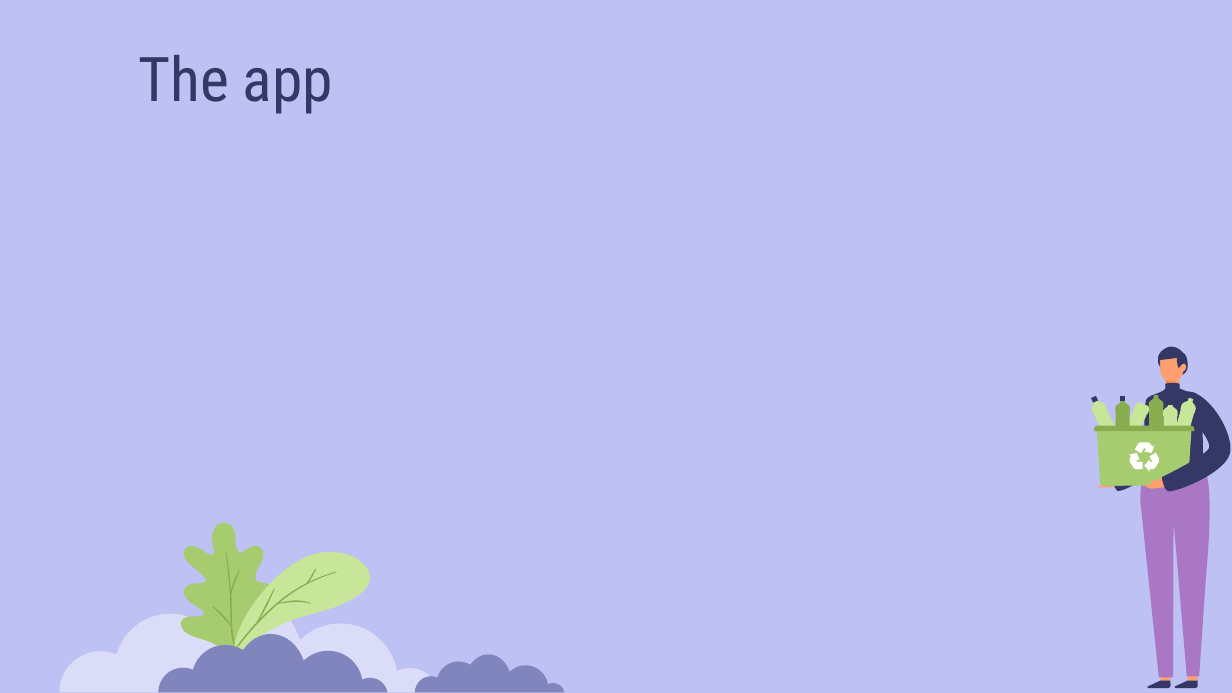
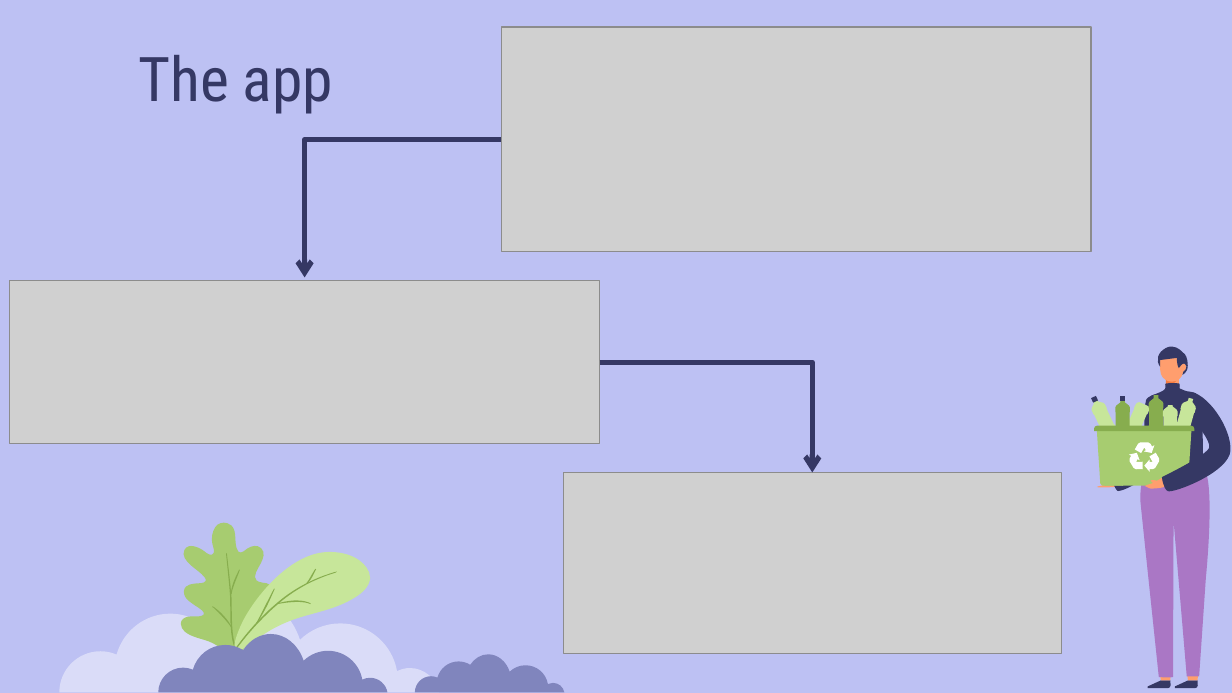
Before and after one commit to atpopov21/Timeless-Navigators, a slide deck: slide 4 of Documents/Timeless_Navigators.pptx. Drawn at 1232x693 pixels with LibreOffice and Linux fonts; fonts in the diff are those of the drawing; grey boxes stand for pictures. Boxes give left, top, right and bottom in pixels: in the first picture for what was removed or moved away, otherwise in the second. Text is boxed around its words. In the diff, an @@ line names an element or a change of style, - is before the commit and + after.

Commit message:
Add appllication images to presentation

```diff
--- a/Documents/Timeless_Navigators.pptx
+++ b/Documents/Timeless_Navigators.pptx
@@ picture added at box(501, 27, 1092, 253) @@
@@ elbow arrow added from (501, 139) to (304, 277), #353864 3 pt @@
@@ picture added at box(10, 281, 600, 444) @@
@@ elbow arrow added from (600, 362) to (812, 472), #353864 3 pt @@
@@ picture added at box(563, 472, 1061, 653) @@
```
Also in this commit, not shown: 8 other files.
